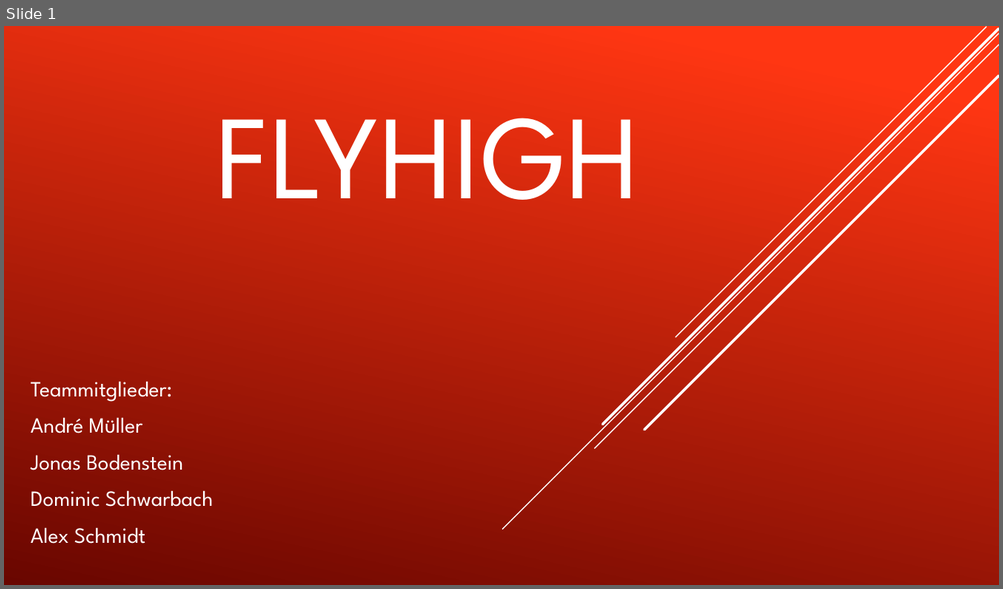
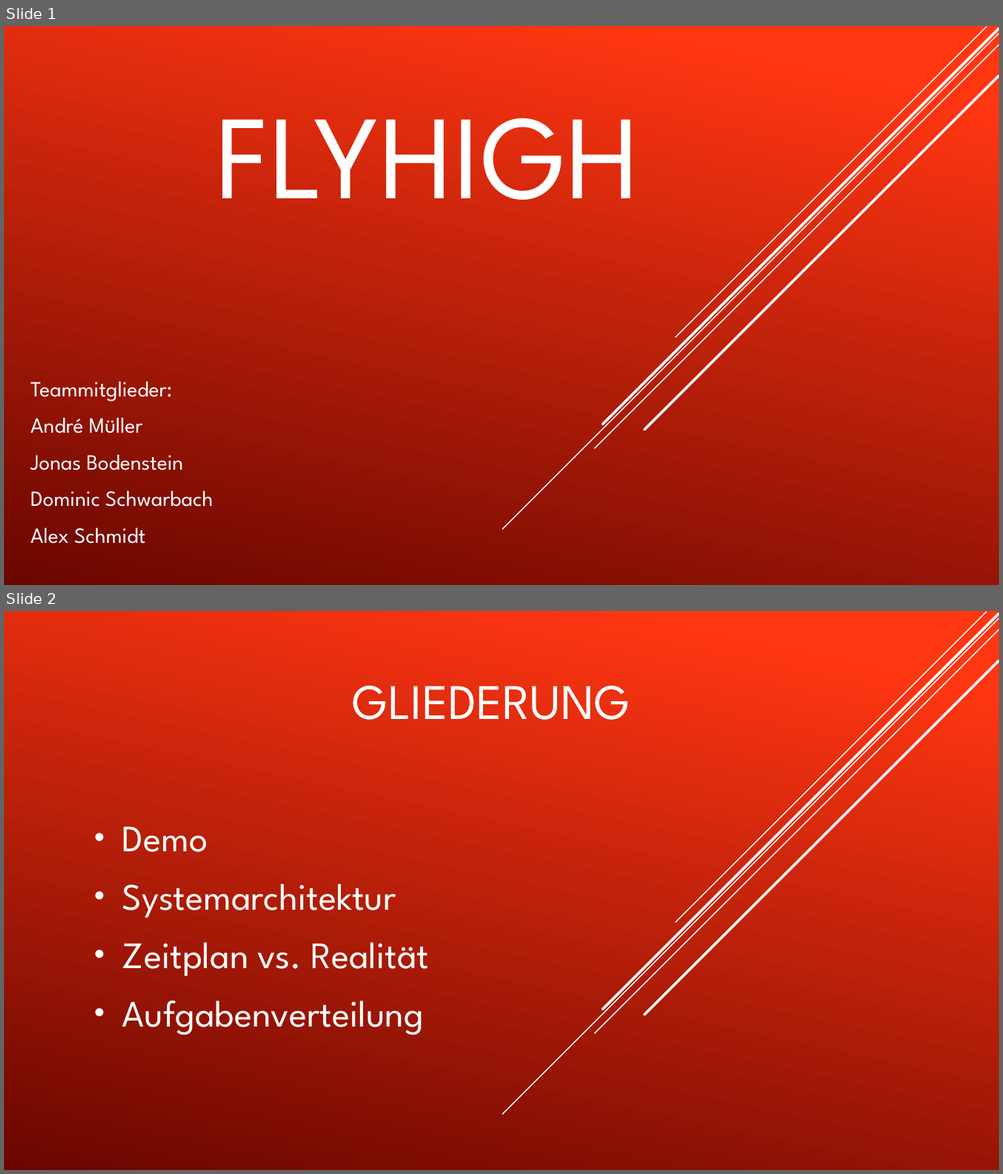
Before and after one commit to BodensteinJonas/GDV-Projekt, a slide deck: Präsi/FlyHigh Abschlusspräsentation.pptx. Shown one above the other, each under a label of ours: slide 1 before the commit, slides 1 and 2 after it. The pictures are 1003x589 and 1003x1174 pixels, drawn with LibreOffice and Linux fonts; fonts in the diff are those of the drawing. Boxes give left, top, right and bottom in pixels: in the first picture for what was removed or moved away, otherwise in the second. Text is boxed around its words. In the diff, an @@ line names an element or a change of style, - is before the commit and + after.

```diff
--- a/Präsi/FlyHigh Abschlusspräsentation.pptx
+++ b/Präsi/FlyHigh Abschlusspräsentation.pptx
@@ slide 2 added at <box>4,611,999,1170</box>, background gradient #FF3712 to #6A0600; not listed: 5 template elements that a slide beside it also shows @@
@@ title added at <box>353,686,629,720</box>, 48 pt, text #FFFFFF @@
+GLIEDERUNG
@@ subtitle added at <box>122,826,430,1035</box>, 36 pt, text #FFFFFF @@
+• Demo
+• Systemarchitektur
+• Zeitplan vs. Realität
+• Aufgabenverteilung
```
Also in this commit, not shown: 12 other slides added, 1 slide removed, 28 other files.
